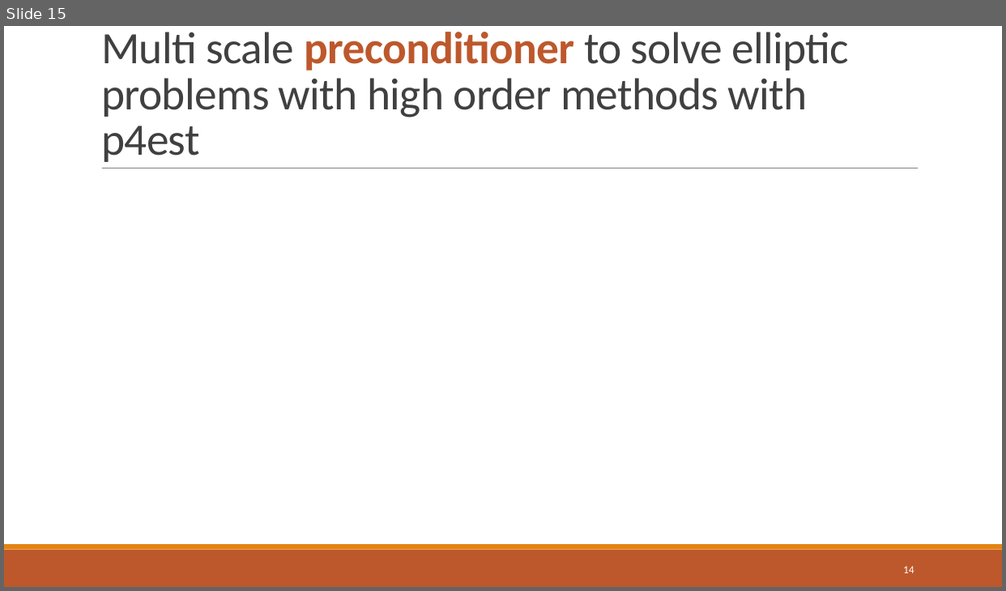
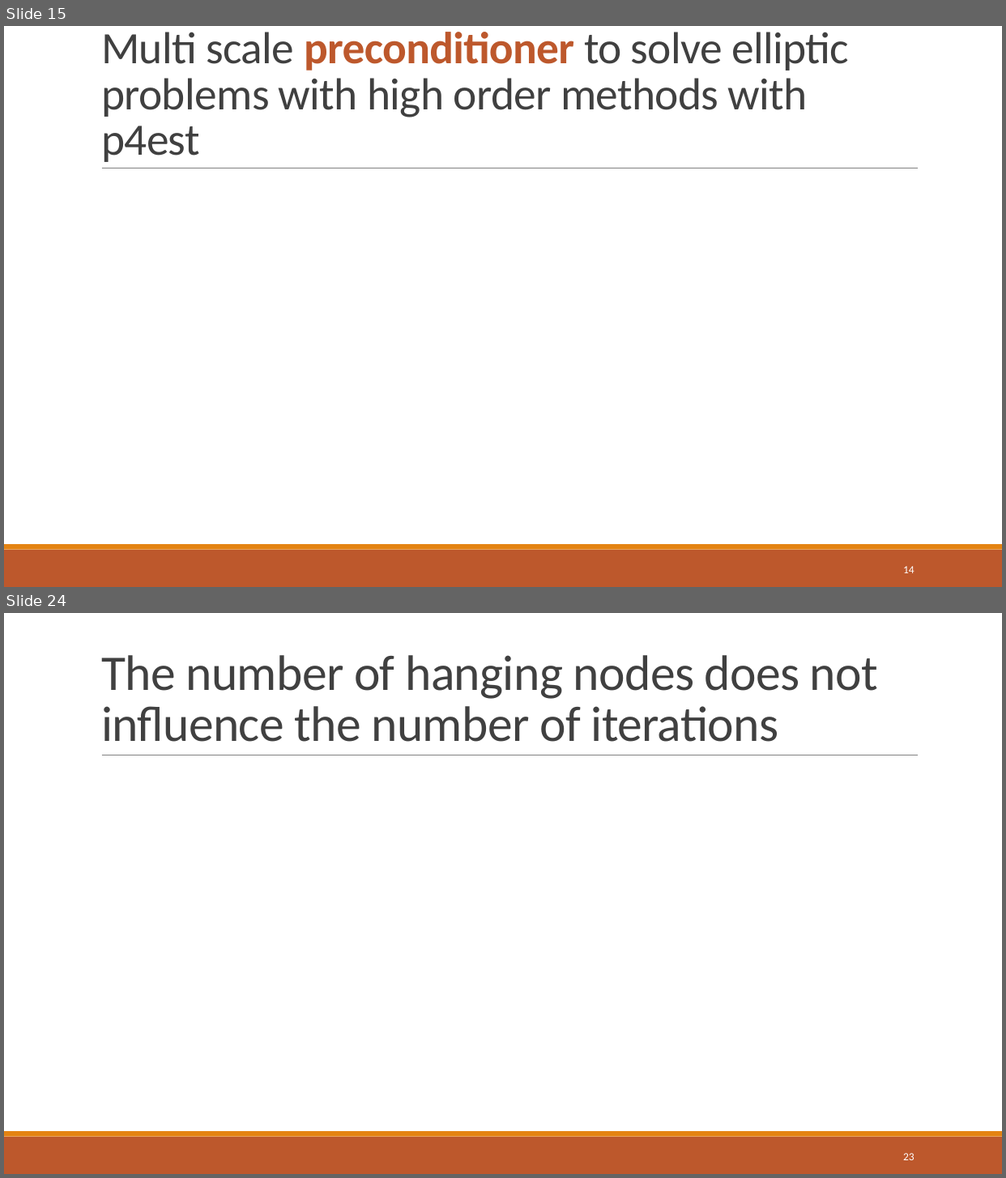
Before and after one commit to dweicker/pres, a slide deck: thesis.pptx. Shown one above the other, each under a label of ours: slide 15 before the commit, slides 15 and 24 after it; the slides between them are not shown. The pictures are 1006x591 and 1006x1178 pixels, drawn with LibreOffice and Linux fonts; fonts in the diff are those of the drawing; grey boxes stand for pictures. Boxes give left, top, right and bottom in pixels: in the first picture for what was removed or moved away, otherwise in the second. Text is boxed around its words. In the diff, an @@ line names an element or a change of style, - is before the commit and + after.

```diff
--- a/thesis.pptx
+++ b/thesis.pptx
@@ slide 24 added at <box>4,613,1002,1174</box>, background #FFFFFF; not listed: 3 template elements that a slide beside it also shows @@
@@ title added at <box>101,655,878,742</box>, 48 pt, text #404040 @@
+The number of hanging nodes does not influence the number of iterations
@@ page number added at <box>903,1153,914,1161</box>, 10.5 pt, text #FFFFFF @@
+23
```
Also in this commit, not shown: 2 slides changed, 6 other slides added, 2 slides removed, 11 other files.
